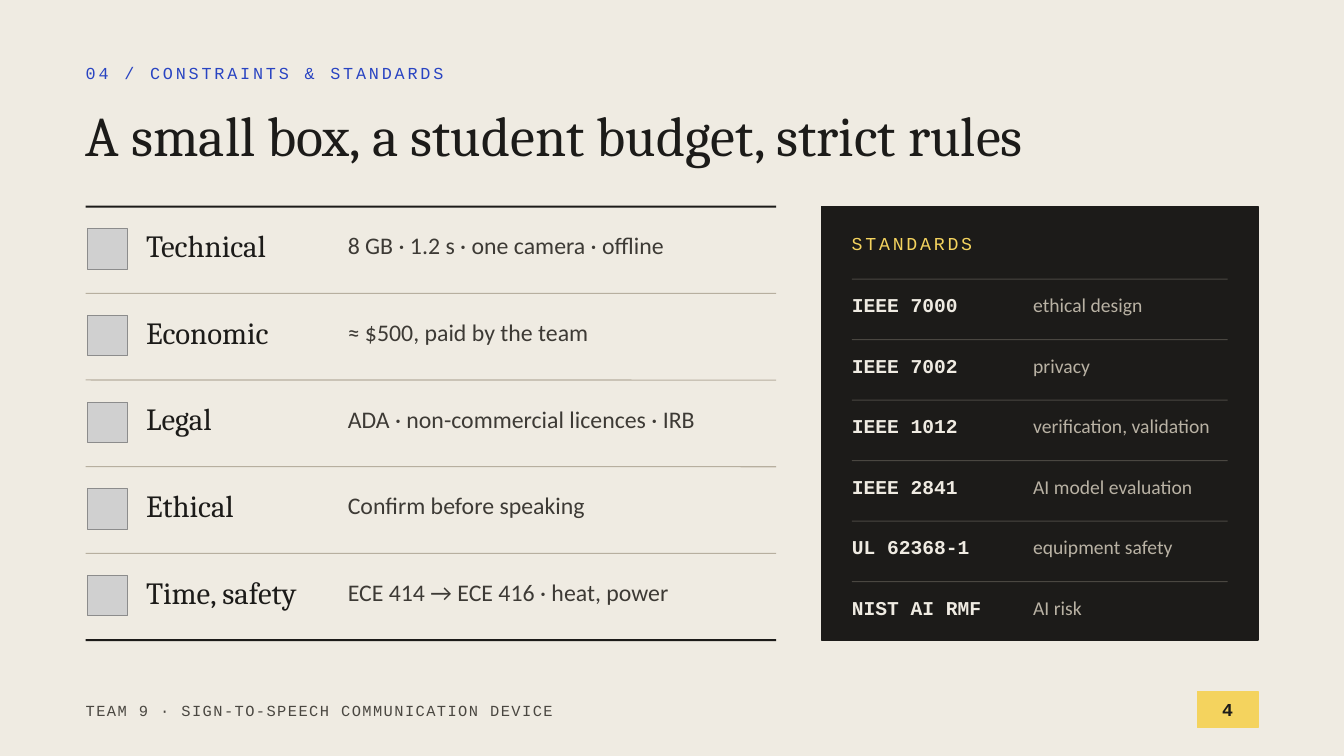
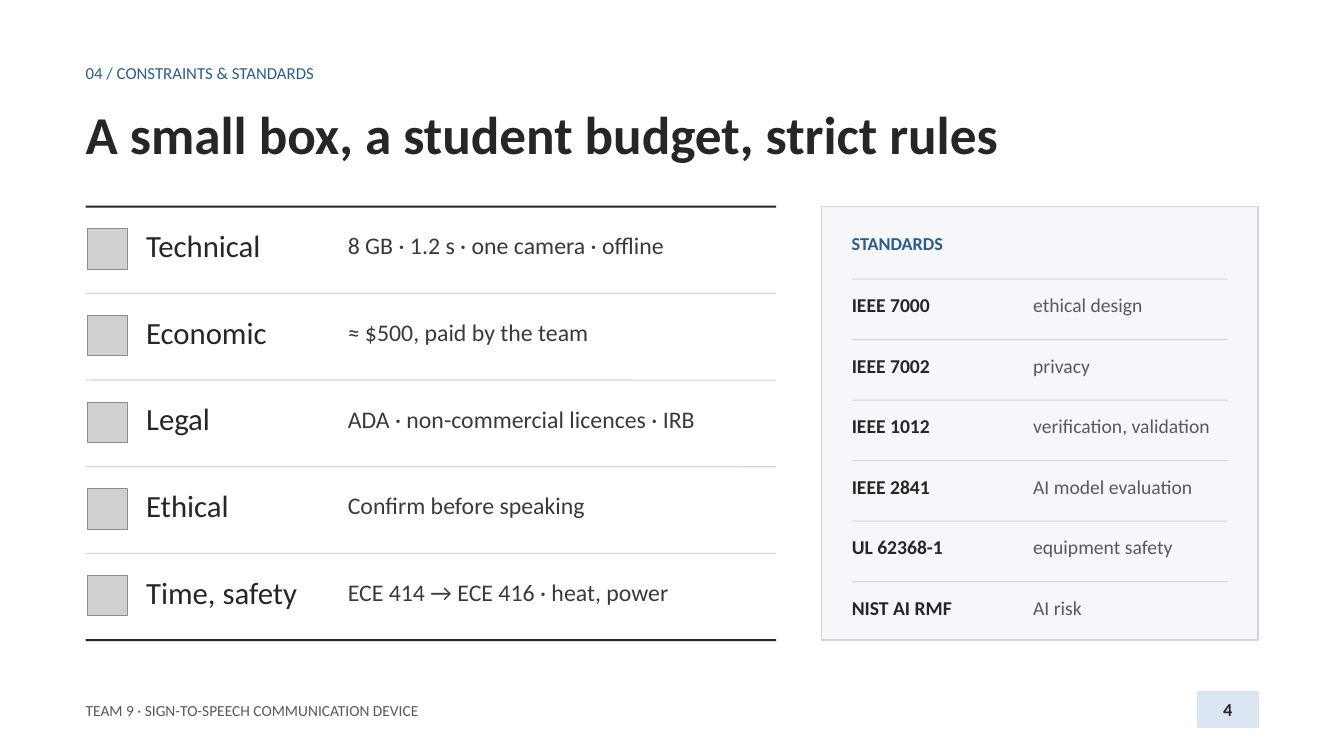
Before and after one commit to anxious956/Multilingual-Sign-to-Speech-Communication-Device, a slide deck: slide 4 of docs/presentation/Team9_Proposal_Presentation.pptx. Drawn at 1344x756 pixels with LibreOffice and Linux fonts; fonts in the diff are those of the drawing; grey boxes stand for pictures. Boxes give left, top, right and bottom in pixels: in the first picture for what was removed or moved away, otherwise in the second. Text is boxed around its words. In the diff, an @@ line names an element or a change of style, - is before the commit and + after.

```diff
--- a/docs/presentation/Team9_Proposal_Presentation.pptx
+++ b/docs/presentation/Team9_Proposal_Presentation.pptx
@@ background #EFEBE2 to #FFFFFF @@
@@ text "04 / CONSTRAINTS & STANDARDS" at <box>86,68,314,79</box>: font Courier New to Calibri, text colour #2944C2 to #2E5C8A, letter spacing 2 to 0 pt @@
@@ title "A small box, a student ..." at <box>86,116,997,163</box>: size 40 to 38 pt, font Cambria to Calibri, text colour #1C1B19 to #262626, bold on @@
@@ line (86, 207) - (776, 207): stroke #1C1B19 1.5 pt to #262626 1.5 pt @@
@@ rectangle at <box>822,207,1258,640</box>: fill #1C1B19 to #F5F7FA; outline #1C1B19 1 pt to #D0D5DC 1 pt @@
@@ text "STANDARDS" at <box>852,238,943,250</box>: font Courier New to Calibri, text colour #F4D35E to #2E5C8A, letter spacing 2 to 0 pt, bold on @@
@@ line (86, 293) - (776, 293): stroke #B7AF9F 0.75 pt to #D0D5DC 0.75 pt @@
@@ line (852, 279) - (1228, 279): stroke #4A4741 0.75 pt to #D0D5DC 0.75 pt @@
@@ line (852, 340) - (1228, 340): stroke #4A4741 0.75 pt to #D0D5DC 0.75 pt @@
@@ line (86, 380) - (776, 380): stroke #B7AF9F 0.75 pt to #D0D5DC 0.75 pt @@
@@ line (852, 400) - (1228, 400): stroke #4A4741 0.75 pt to #D0D5DC 0.75 pt @@
@@ line (86, 467) - (776, 467): stroke #B7AF9F 0.75 pt to #D0D5DC 0.75 pt @@
@@ line (852, 461) - (1228, 461): stroke #4A4741 0.75 pt to #D0D5DC 0.75 pt @@
@@ line (852, 521) - (1228, 521): stroke #4A4741 0.75 pt to #D0D5DC 0.75 pt @@
@@ line (86, 554) - (776, 554): stroke #B7AF9F 0.75 pt to #D0D5DC 0.75 pt @@
@@ font Cambria to Calibri, text colour #1C1B19 to #262626 in 5 elements at <box>146,235,260,258</box>, <box>146,323,267,345</box>, <box>146,408,210,436</box>, <box>146,495,229,518</box>, <box>146,583,298,609</box> @@
@@ font Courier New to Calibri, text colour #EFEBE2 to #262626 in 6 elements at <box>852,299,930,312</box>, <box>852,360,930,373</box>, <box>852,420,930,433</box>, <box>852,480,930,494</box>, <box>852,540,943,554</box>, <box>852,602,952,615</box> @@
@@ line (852, 582) - (1228, 582): stroke #4A4741 0.75 pt to #D0D5DC 0.75 pt @@
@@ text colour #B9B2A4 to #595959 in 6 elements at <box>1033,298,1143,316</box>, <box>1033,359,1090,376</box>, <box>1033,419,1210,435</box>, <box>1033,480,1192,494</box>, <box>1033,540,1173,557</box>, <box>1033,601,1082,615</box> @@
@@ line (86, 640) - (776, 640): stroke #1C1B19 1.5 pt to #262626 1.5 pt @@
@@ text "TEAM 9 · SIGN-TO-SPEECH COMMUNICATION ..." at <box>86,706,418,716</box>: font Courier New to Calibri, text colour #4A4741 to #595959, letter spacing 1 to 0 pt @@
@@ page number at <box>1223,704,1232,716</box>: font Courier New to Calibri, text colour #1C1B19 to #262626 @@
@@ rectangle at <box>1198,692,1258,728</box>: fill #F4D35E to #DCE6F2; outline #F4D35E 1 pt to #DCE6F2 1 pt @@
```
Also in this commit, not shown: 7 other slides changed, 1 other file.
